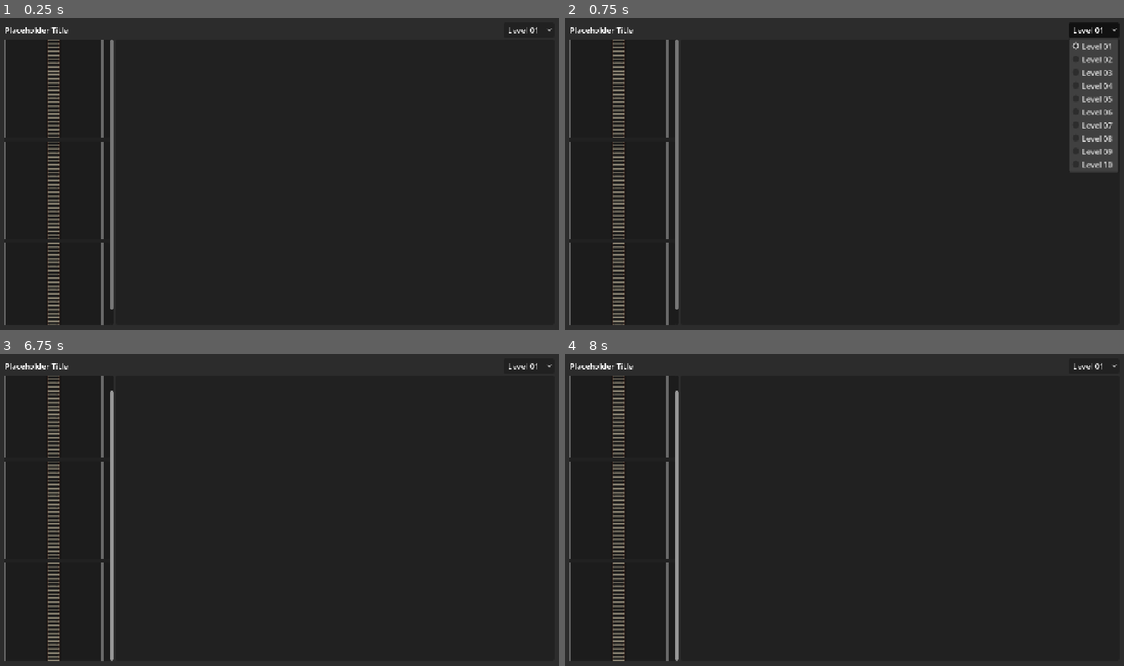
Above: before the commit, frames 1-4 (two rows, left to right).
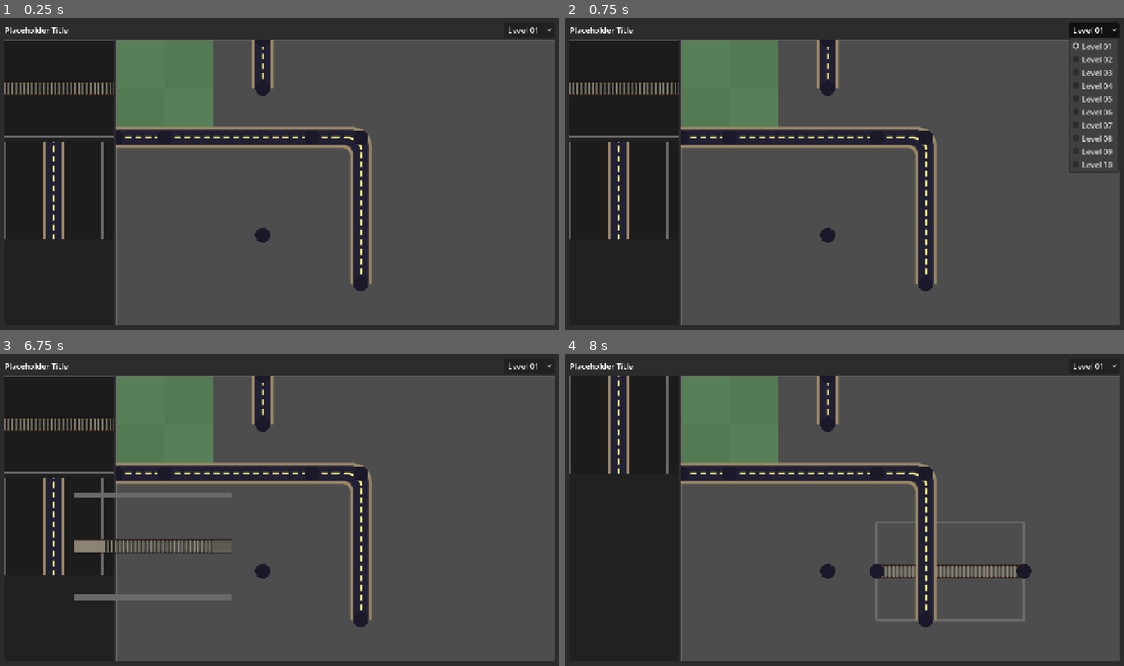
Above: after the commit, the same moments.

Repository: WishingWillow/photoshop-game
Game: Godot game, scene res://UI/ui.tscn
Two runs of this game, one before a commit and one after it. Both use one fixed random seed, a clock stepped at 60 frames per second and the inputs below. Before the commit the project starts from res://UI/TestGame.tscn.
Inputs (mouse positions are in pixels of both pictures, inside the frame that each line leads up to):
- Up to frame 1 (0.25 s): no input
- Up to frame 2 (0.75 s): click "Level 01" at 0.5 s
- Up to frame 3 (6.75 s): click "Level 01" at 1.25 s; click "Level 01" at 2 s; tap Enter at 2.75, 4.25, 5.75 s; drag from (240, 444) to (44, 394) at 2.77 s; tap Space at 3.5, 5, 6.5 s; drag from (44, 394) to (240, 444) at 3.52 s; move the mouse to (44, 394) at 4.27 s; hold Middle mouse button (camera_drag_mod) 4.28-5 s; click (44, 394) at 4.42 s; drag from (5, 453) to (290, 637) at 5.02 s; drag from (5, 553) to (44, 394) at 5.77 s; drag from (111, 463) to (5, 553) at 6.52 s
- Up to frame 4 (8 s): move the mouse to (872, 510) at 7.27 s; hold Middle mouse button (camera_drag_mod) from 7.28 s (still down); click (872, 510) at 7.42 s

The runs differ from the first frame. In frame 1, 71% of the frame differs, in the area x 0-100%, y 6-99%; in frame 2, 68%; in frame 3, 72%; in frame 4, 71%.

Commit message:
Working Drag and Drop

Diff:
--- a/UI/LayerEntry.tscn
+++ b/UI/LayerEntry.tscn
@@ -6,6 +6,7 @@
 custom_minimum_size = Vector2(0, 160)
 offset_right = 200.0
 offset_bottom = 200.0
+mouse_filter = 2
 script = ExtResource("1_yleoj")
 
 [node name="MarginContainer" type="MarginContainer" parent="." unique_id=17887702]
--- a/UI/TestGame.tscn
+++ b/UI/TestGame.tscn
@@ -1,11 +1,23 @@
 [gd_scene format=3 uid="uid://6av2t4uihtlw"]
 
-[ext_resource type="Script" uid="uid://dy53x67upeo3d" path="res://UI/UI Scripts/test_game.gd" id="1_vwbxs"]
 [ext_resource type="PackedScene" uid="uid://b7ohq73rvyklc" path="res://Tests/chain_test.tscn" id="2_a285m"]
 [ext_resource type="PackedScene" uid="uid://ciu5q2n43mg0o" path="res://UI/ui.tscn" id="2_vwbxs"]
 
+[sub_resource type="GDScript" id="GDScript_viduf"]
+script/source = "extends Node2D
+
+@onready var test_scene = $test
+@onready var layer_list = $CanvasLayer/UI/MarginContainer/VBoxContainer/HBoxContainer/LayerBar/ScrollContainer/LayerList
+
+func _ready() -> void:
+	print(\"Game scene loaded!\")
+	print(\"Available layers: \", test_scene.layers.size())
+
+	layer_list.populate_layers(test_scene.layers)
+"
+
 [node name="TestGame" type="Node2D" unique_id=551869463]
-script = ExtResource("1_vwbxs")
+script = SubResource("GDScript_viduf")
 
 [node name="test" parent="." unique_id=2127906253 instance=ExtResource("2_a285m")]
 
--- a/UI/UI Scripts/game_ui.gd
+++ b/UI/UI Scripts/game_ui.gd
@@ -3,10 +3,13 @@
 var current_level := 1
 
 @onready var level_menu := $MarginContainer/VBoxContainer/TopBarContainer/LevelMenu
+@onready var test_scene = $MarginContainer/VBoxContainer/HBoxContainer/SubViewportContainer/SubViewport/Playspace/test2
+@onready var layer_list = $MarginContainer/VBoxContainer/HBoxContainer/LayerBar/ScrollContainer/LayerList
 
 # Called when the node enters the scene tree for the first time.
 func _ready() -> void:
 	populate_level_menu()
+	layer_list.populate_layers(test_scene.layers)
 
 func populate_level_menu():
 	level_menu.clear()
--- a/UI/UI Scripts/layer_entry.gd
+++ b/UI/UI Scripts/layer_entry.gd
@@ -3,9 +3,12 @@
 @onready var preview_viewport: SubViewport = $MarginContainer/PreviewContainer/PreviewViewport
 @onready var preview: Node2D = $MarginContainer/PreviewContainer/PreviewViewport/Preview
 
+var source_layer: Layer
+var preview_region: Rect2 = Rect2()
+
 func setup(layer: Layer) -> void:
 	var data: LayerData = layer.data
-
+	source_layer = layer
 	var preview_layer := Layer.create(data)
 
 	preview.add_child(preview_layer)
@@ -15,3 +18,39 @@
 		return
 
 	preview_layer.position = (viewport_size - layer_size) / 2
+
+	preview_region = Rect2(preview_layer.position, layer_size)
+
+
+func _get_drag_data(_at_position: Vector2) -> Variant:
+	if not is_instance_valid(source_layer):
+		return null
+
+	if source_layer.data == null:
+		return null
+
+	if preview_region.size == Vector2.ZERO:
+		return null
+
+	var padding: float = 10.0
+	var crop_rect: Rect2 = preview_region.grow(padding)
+	var cropped_texture := AtlasTexture.new()
+	cropped_texture.atlas = preview_viewport.get_texture()
+	cropped_texture.region = crop_rect
+	cropped_texture.filter_clip = true
+
+	var preview_image := TextureRect.new()
+	preview_image.texture = cropped_texture
+	preview_image.custom_minimum_size = crop_rect.size
+	preview_image.size = crop_rect.size
+	preview_image.expand_mode = TextureRect.EXPAND_IGNORE_SIZE
+	preview_image.stretch_mode = TextureRect.STRETCH_KEEP_ASPECT_CENTERED
+	preview_image.position = Vector2(-padding, -padding)
+	preview_image.mouse_filter = Control.MOUSE_FILTER_IGNORE
+	set_drag_preview(preview_image)
+
+	return {
+		"type": "circuit_layer",
+		"layer_data": source_layer.data,
+		"source_entry": self
+	}
--- /dev/null
+++ b/UI/UI Scripts/playspace_drop_target.gd
@@ -0,0 +1,117 @@
+extends SubViewportContainer
+
+@onready var subviewport: SubViewport = $SubViewport
+@onready var playspace: Playspace = $SubViewport/Playspace
+
+var placed_layers: Array[Layer] = []
+var moving_layer: Layer = null
+var grab_offset: Vector2 = Vector2.ZERO
+var original_position: Vector2 = Vector2.ZERO
+
+func _can_drop_data(_at_position: Vector2, data: Variant) -> bool:
+	if not data is Dictionary:
+		return false
+
+	if data.get("type") != "circuit_layer":
+		return false
+
+	if not data.get("layer_data") is LayerData:
+		return false
+
+	var entry = data.get("source_entry")
+
+	return (is_instance_valid(entry) and entry is Control and not entry.is_queued_for_deletion())
+
+
+func _drop_data(at_position: Vector2, data: Variant) -> void:
+	if not _can_drop_data(at_position, data):
+		return
+
+	var layer_data: LayerData = data["layer_data"]
+
+	var playspace_position: Vector2 = container_to_playspace(at_position)
+
+	var grid_position := Vector2i(
+		roundi(playspace_position.x / Consts.UNIT_SCALE),
+		roundi(playspace_position.y / Consts.UNIT_SCALE)
+	)
+
+	var placed_layer := Layer.new()
+	placed_layer.data = layer_data
+	playspace.add_child(placed_layer)
+	placed_layers.append(placed_layer)
+
+	placed_layer.position = (Vector2(grid_position) * Consts.UNIT_SCALE)
+
+	var source_entry: Control = data["source_entry"]
+	source_entry.queue_free()
+
+func container_to_playspace(container_position: Vector2) -> Vector2:
+	var viewport_position: Vector2 = (container_position * Vector2(subviewport.size) / size)
+
+	return (playspace.get_global_transform_with_canvas().affine_inverse() * viewport_position)
+
+func _gui_input(event: InputEvent) -> void:
+	if moving_layer != null:
+		return
+
+	if event is InputEventMouseButton:
+		if event.button_index != MOUSE_BUTTON_LEFT or not event.pressed:
+			return
+
+		var mouse_pos: Vector2 = container_to_playspace(event.position)
+
+		for i in range(placed_layers.size() - 1, -1, -1):
+			var layer: Layer = placed_layers[i]
+
+			if not is_instance_valid(layer):
+				continue
+
+			if layer.data == null:
+				continue
+
+			var local_pos: Vector2 = layer.adjusted_node.to_local(playspace.to_global(mouse_pos))
+			var layer_size: Vector2 = (Vector2(layer.data.size) * Consts.UNIT_SCALE)
+			var bounds := Rect2(Vector2.ZERO, layer_size)
+
+			if bounds.has_point(local_pos):
+				moving_layer = layer
+				grab_offset = mouse_pos - layer.position
+				original_position = layer.position
+
+				accept_event()
+				return
+
+func _input(event: InputEvent) -> void:
+	if not is_instance_valid(moving_layer):
+		moving_layer = null
+		return
+
+	if not event is InputEventMouse:
+		return
+
+	var container_pos: Vector2 = (get_global_transform_with_canvas().affine_inverse() * event.position)
+	var mouse_pos: Vector2 = container_to_playspace(container_pos)
+
+	if event is InputEventMouseMotion:
+		moving_layer.position = mouse_pos - grab_offset
+
+	elif event is InputEventMouseButton:
+		if event.button_index != MOUSE_BUTTON_LEFT or event.pressed:
+			return
+
+		var inside_playspace := Rect2(Vector2.ZERO, size).has_point(container_pos)
+
+		if inside_playspace:
+			var desired_pos: Vector2 = mouse_pos - grab_offset
+			var grid_position := Vector2i(
+				roundi(desired_pos.x / Consts.UNIT_SCALE),
+				roundi(desired_pos.y / Consts.UNIT_SCALE)
+			)
+
+			moving_layer.position = (Vector2(grid_position) * Consts.UNIT_SCALE)
+
+		else:
+			moving_layer.position = original_position
+
+		moving_layer = null
--- a/UI/UI Scripts/test_game.gd
+++ /dev/null
@@ -1,10 +0,0 @@
-extends Node2D
-
-@onready var test_scene = $test
-@onready var layer_list = $CanvasLayer/UI/MarginContainer/VBoxContainer/HBoxContainer/LayerBar/ScrollContainer/LayerList
-
-func _ready() -> void:
-	print("Game scene loaded!")
-	print("Available layers: ", test_scene.layers.size())
-
-	layer_list.populate_layers(test_scene.layers)
--- a/UI/ui.tscn
+++ b/UI/ui.tscn
@@ -1,6 +1,8 @@
 [gd_scene format=3 uid="uid://ciu5q2n43mg0o"]
 
 [ext_resource type="Script" uid="uid://byg5iul8343db" path="res://UI/UI Scripts/game_ui.gd" id="1_2fwl4"]
+[ext_resource type="Script" uid="uid://8tqddc3nw5e5" path="res://UI/UI Scripts/playspace_drop_target.gd" id="4_3sbvi"]
+[ext_resource type="PackedScene" uid="uid://cke8jgko6uqrn" path="res://playspace.tscn" id="4_hat8c"]
 [ext_resource type="Script" uid="uid://f7chq1kajgdl" path="res://UI/UI Scripts/layer_list.gd" id="8_cbfhl"]
 [ext_resource type="PackedScene" uid="uid://by8h4cdi166l8" path="res://UI/LayerEntry.tscn" id="9_4fiuh"]
 
@@ -71,7 +73,17 @@
 script = ExtResource("8_cbfhl")
 layer_entry_scene = ExtResource("9_4fiuh")
 
-[node name="LevelView" type="PanelContainer" parent="MarginContainer/VBoxContainer/HBoxContainer" unique_id=1166282176]
+[node name="SubViewportContainer" type="SubViewportContainer" parent="MarginContainer/VBoxContainer/HBoxContainer" unique_id=884003186]
 layout_mode = 2
 size_flags_horizontal = 3
 size_flags_stretch_ratio = 4.0
+mouse_filter = 0
+stretch = true
+script = ExtResource("4_3sbvi")
+
+[node name="SubViewport" type="SubViewport" parent="MarginContainer/VBoxContainer/HBoxContainer/SubViewportContainer" unique_id=1153488767]
+handle_input_locally = false
+size = Vector2i(895, 591)
+render_target_update_mode = 4
+
+[node name="Playspace" parent="MarginContainer/VBoxContainer/HBoxContainer/SubViewportContainer/SubViewport" unique_id=263223627 instance=ExtResource("4_hat8c")]
--- a/playspace.tscn
+++ b/playspace.tscn
@@ -2,6 +2,7 @@
 
 [ext_resource type="Script" uid="uid://bbo6xxrspebam" path="res://Scripts/playspace.gd" id="1_altua"]
 [ext_resource type="Script" uid="uid://b4og7va0hatyf" path="res://Scripts/bounded_camera.gd" id="2_6ity8"]
+[ext_resource type="Script" uid="uid://06i3p7c2u4jh" path="res://test_2.gd" id="3_5fnqf"]
 [ext_resource type="Script" uid="uid://dp3hhgt553i2x" path="res://Scripts/layer.gd" id="3_r8vwo"]
 [ext_resource type="Script" uid="uid://d3caukbg170et" path="res://Scripts/Resource Definitions/path_data.gd" id="4_5fnqf"]
 [ext_resource type="Script" uid="uid://ciogh5wk1jw2j" path="res://Scripts/Resource Definitions/integer_line.gd" id="5_efgcv"]
@@ -106,9 +107,13 @@
 editor_draw_drag_margin = true
 script = ExtResource("2_6ity8")
 
-[node name="test2" type="Node2D" parent="." unique_id=2127906253]
+[node name="test2" type="Node2D" parent="." unique_id=2127906253 node_paths=PackedStringArray("level", "layers")]
+script = ExtResource("3_5fnqf")
+level = NodePath("Level")
+layers = [NodePath("Layer1"), NodePath("Layer2")]
 
 [node name="Layer1" type="Node2D" parent="test2" unique_id=577652057]
+visible = false
 script = ExtResource("3_r8vwo")
 data = SubResource("Resource_ot2dp")
 metadata/_custom_type_script = "uid://dp3hhgt553i2x"
@@ -119,6 +124,7 @@
 metadata/_custom_type_script = "uid://dp3hhgt553i2x"
 
 [node name="Layer2" type="Node2D" parent="test2" unique_id=1073684216]
+visible = false
 script = ExtResource("3_r8vwo")
 data = SubResource("Resource_y0c2t")
 metadata/_custom_type_script = "uid://dp3hhgt553i2x"
--- a/project.godot
+++ b/project.godot
@@ -11,7 +11,7 @@
 [application]
 
 config/name="Photoshop Game"
-run/main_scene="uid://6av2t4uihtlw"
+run/main_scene="uid://ciu5q2n43mg0o"
 config/features=PackedStringArray("4.7", "Mobile")
 
 [autoload]
@@ -39,6 +39,11 @@
 "events": [Object(InputEventMouseButton,"resource_local_to_scene":false,"resource_name":"","device":-1,"window_id":0,"a …(258 unchanged characters)…
 ]
 }
+context_menu={
+"deadzone": 0.2,
+"events": [Object(InputEventMouseButton,"resource_local_to_scene":false,"resource_name":"","device":-1,"window_id":0,"alt_pressed":false,"shift_pressed":false,"ctrl_pressed":false,"meta_pressed":false,"button_mask":0,"position":Vector2(0, 0),"global_position":Vector2(0, 0),"factor":1.0,"button_index":2,"canceled":false,"pressed":false,"double_click":false,"script":null)
+]
+}
 
 [physics]
 
--- /dev/null
+++ b/test_2.gd
@@ -0,0 +1,7 @@
+extends Node2D
+
+@export var level : Level
+@export var layers : Array[Layer]
+
+func _ready() -> void:
+	for layer : Layer in layers: level.register_layer(layer)
Not shown, added: UI/UI Scripts/playspace_drop_target.gd.uid
Not shown, removed: UI/UI Scripts/test_game.gd.uid
Not shown, added: test_2.gd.uid
